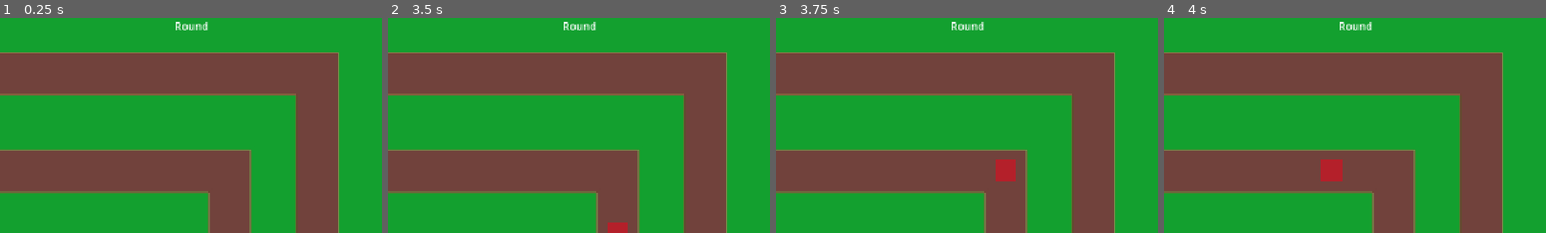
Above: before the commit, frames 1-4 (left to right).
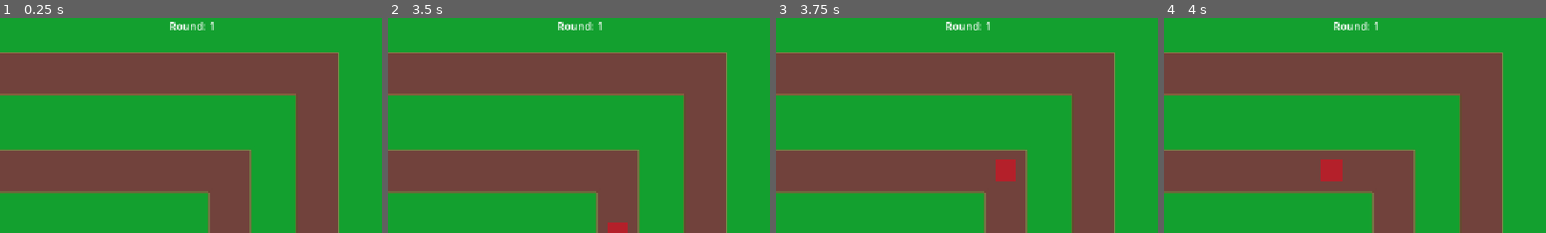
Above: after the commit, the same moments.

Repository: austinjamesfox/towerdefense
Game: Godot game, scene res://scenes/main_scene.tscn
Two runs of this game, one before a commit and one after it. Both use one fixed random seed, a clock stepped at 60 frames per second and the inputs below.
Inputs:
- Up to frame 1 (0.25 s): no input
- Up to frame 2 (3.5 s): click "PLAY" at 0.5 s; click "PLAY" at 1.25 s; click "PLAY" at 2 s
- Up to frame 3 (3.75 s): no input
- Up to frame 4 (4 s): no input
The pictures show only the part of the screen within x 25-75%, y 0-50%; the shares and areas given below are measured in that part.

The runs differ from the first frame. In frame 1, 0.3% of the frame differs, in the area x 44-56%, y 1-6%; in frame 2, 0.3%; in frame 3, 0.3%; in frame 4, 0.3%.

Commit message:
checking in

Diff:
--- a/scenes/hud.tscn
+++ b/scenes/hud.tscn
@@ -29,8 +29,9 @@
 text = "Money: "
 
 [node name="RoundLabel" type="Label" parent="PanelContainer/HBoxContainer" unique_id=1712840282]
+unique_name_in_owner = true
 layout_mode = 2
-text = "Round"
+text = "Round: 1"
 
 [node name="HealthLabel" type="Label" parent="PanelContainer/HBoxContainer" unique_id=1721298835]
 unique_name_in_owner = true
--- a/scenes/main_scene.tscn
+++ b/scenes/main_scene.tscn
@@ -52,6 +52,8 @@
 
 [node name="HUD" parent="." unique_id=19747335 instance=ExtResource("5_gubc5")]
 
+[connection signal="nextRound" from="GameManager" to="EnemyManager/EnemySpawner" method="_on_game_manager_next_round"]
+[connection signal="nextRound" from="GameManager" to="HUD" method="_on_game_manager_next_round"]
 [connection signal="player_health_modified" from="GameManager" to="HUD" method="_on_game_manager_player_health_modified"]
 [connection signal="roundActive" from="GameManager" to="EnemyManager/EnemySpawner" method="_on_game_manager_round_active"]
 [connection signal="startRound" from="GameManager" to="EnemyManager/EnemySpawner" method="_on_game_manager_start_round"]
--- a/scripts/enemy_spawner.gd
+++ b/scripts/enemy_spawner.gd
@@ -18,6 +18,18 @@
 			"enemy": enemyOne,
 			"quantity": 10,
 			"spawn_rate": 1.0
+		},
+		{
+			"enemy": enemyOne,
+			"quantity": 25,
+			"spawn_rate": 0.25
+		}
+		],
+	2: [
+		{
+			"enemy": enemyOne,
+			"quantity": 50,
+			"spawn_rate": 0.1
 		},
 		{
 			"enemy": enemyOne,
@@ -45,8 +57,9 @@
 			var spawnTimer = createTimer(spawnGroup["spawn_rate"])
 			await spawnTimer.timeout
 			spawnTimer.queue_free()
-		roundActive = false
-
+	roundActive = false
+	print(currentRound)
+	gameManager.next_round(1)
 
 func createTimer(spawnRate):
 	var spawnTimer = Timer.new()
@@ -65,3 +78,7 @@
 func _on_game_manager_start_round() -> void:
 	if !roundActive:
 		round_spawn()
+
+
+func _on_game_manager_next_round(nextRound: int) -> void:
+	currentRound = nextRound
--- a/scripts/game_manager.gd
+++ b/scripts/game_manager.gd
@@ -3,6 +3,7 @@
 signal player_health_modified(healthValue : int)
 signal round_lost
 signal roundActive
+signal nextRound(nextRound : int)
 
 signal startRound
 
@@ -16,6 +17,16 @@
 	get:
 		return playerHealth
 
+var currentRound : int = 1:
+	set(value):
+		print("initial current round is " + str(currentRound))
+		currentRound = value
+		nextRound.emit(currentRound)
+		print("Set round to " + str(currentRound))
+	get:
+		print("Getter CurrentRound = "+ str(currentRound))
+		return currentRound
+
 func player_lose_health(healthLost : int):
 	playerHealth -= healthLost
 
@@ -24,6 +35,9 @@
 	print("Game Over!")
 	Engine.time_scale = 0
 
+func next_round(round):
+	currentRound += round
+	nextRound.emit(currentRound)
 
 func _on_hud_play_button_pressed_hud(pressed: Variant) -> void:
 	startRound.emit()
--- a/scripts/hud.gd
+++ b/scripts/hud.gd
@@ -2,6 +2,9 @@
 
 @onready var money_label: Label = %MoneyLabel
 @onready var health_label: Label = %HealthLabel
+@onready var round_label: Label = %RoundLabel
+
+var currentRound : int = 1
 
 signal playButtonPressedHUD(pressed)
 # Called when the node enters the scene tree for the first time.
@@ -20,3 +23,7 @@
 
 func _on_play_button_pressed() -> void:
 	playButtonPressedHUD.emit(true)
+
+
+func _on_game_manager_next_round(nextRound: int) -> void:
+	currentRound = nextRound
